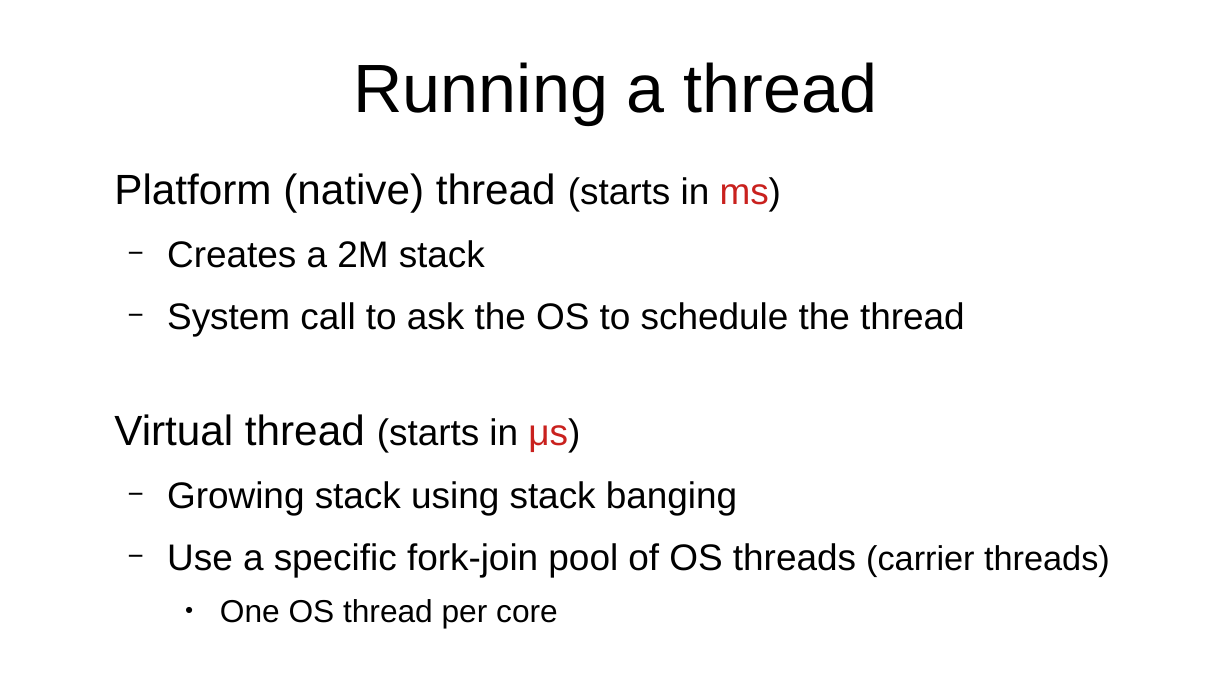
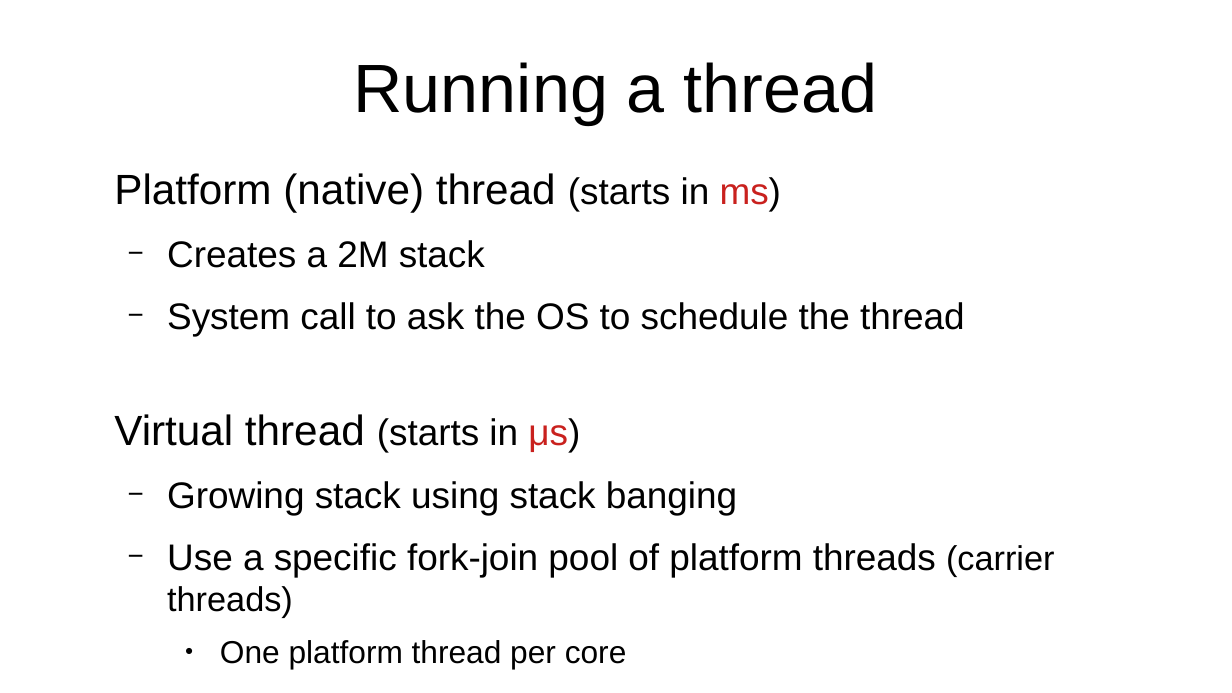
Before and after one commit to forax/loom-fiber, a slide deck: slide 21 of loom is looming.odp. Drawn at 1232x693 pixels with LibreOffice and Linux fonts; fonts in the diff are those of the drawing. Boxes give left, top, right and bottom in pixels: in the first picture for what was removed or moved away, otherwise in the second. Text is boxed around its words. In the diff, an @@ line names an element or a change of style, - is before the commit and + after.

Commit message:
loom implementation: Java platform vs JVM

```diff
--- a/loom is looming.odp
+++ b/loom is looming.odp
@@ text at (167,543,1055,664): text changed @@
-  − Use a specific fork-join pool of OS threads (carrier threads)
-    ● One OS thread per core
+  − Use a specific fork-join pool of platform threads (carrier threads)
+    ● One platform thread per core
```
Also in this commit, not shown: 7 other slides changed, 1 slide added, 1 other file.
